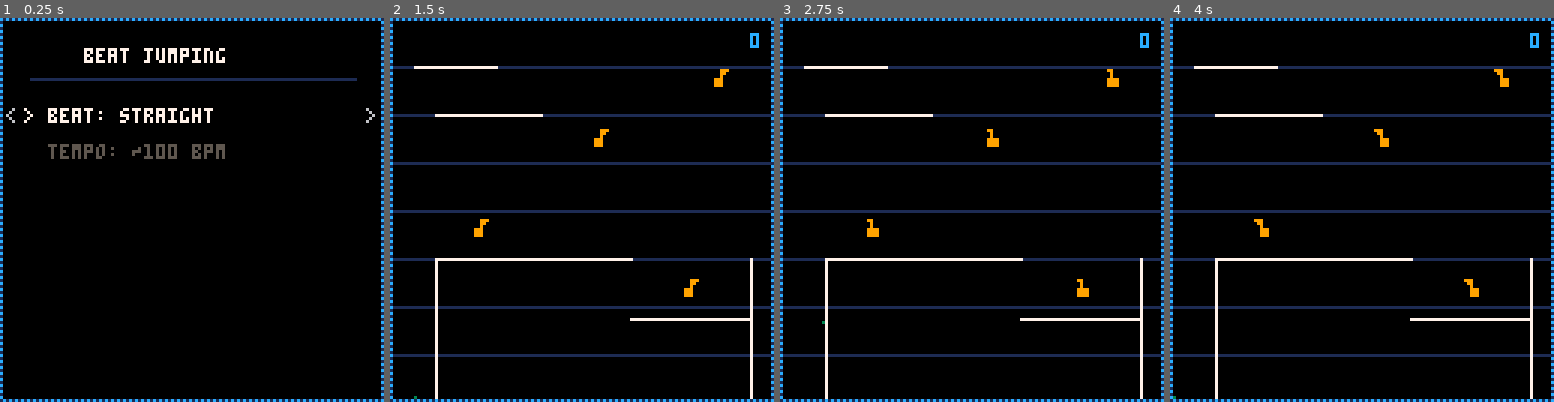
Above: before the commit, frames 1-4 (left to right).
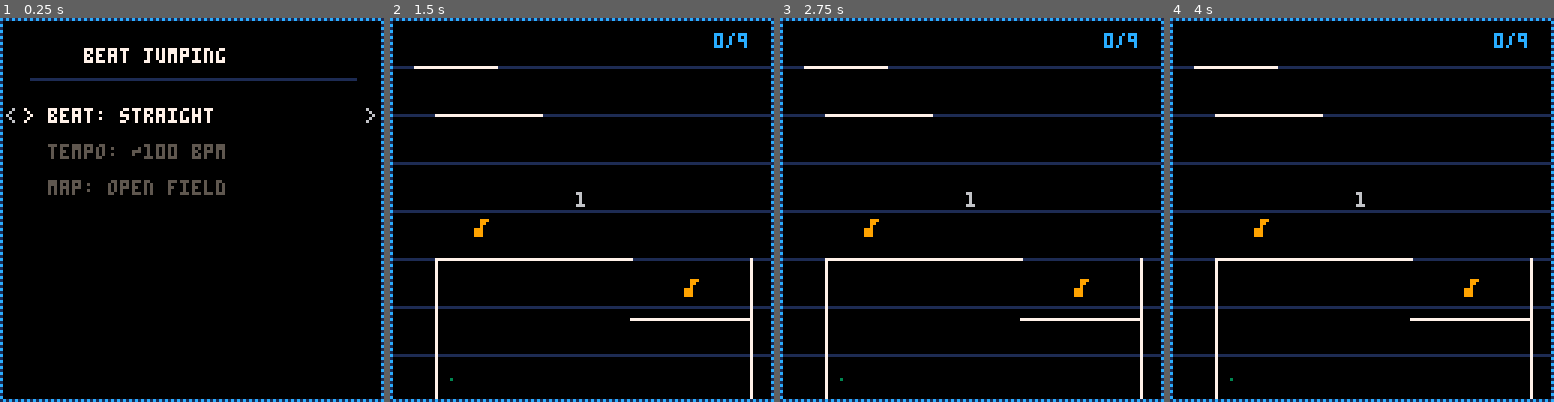
Above: after the commit, the same moments.

Repository: francoislg/pico-beatjumping
Game: PICO-8 cartridge beatjumping.p8
The game is run twice, just before and just after one commit, with the same random seed, the same clock (stepped at 60 frames per second) and the same inputs.
Inputs:
- Up to frame 1 (0.25 s): no input
- Up to frame 2 (1.5 s): tap X (X key) at 0.33, 1.07 s; tap O (Z key) at 0.7 s
- Up to frame 3 (2.75 s): hold Right 1.6-2.1 s; tap O (Z key) at 1.7, 2.1, 2.5 s; tap X (X key) at 1.85 s; hold Up 2.15-2.42 s; hold Right from 2.47 s (still down)
- Up to frame 4 (4 s): tap O (Z key) at 2.9, 3.3, 3.7 s; tap X (X key) at 2.97 s; release Right at 3.03 s; hold Left 3.08-3.58 s; hold Down 3.63-3.97 s

The runs differ from the first frame. In frame 1, 0.7% of the frame differs, in the area x 12-59%, y 42-47%; in frame 2, 0.5%; in frame 3, 0.7%; in frame 4, 0.7%.

Commit message:
2 maps, multiple rounds of notes, start countdown, win state

Diff:
--- a/beatjumping.p8
+++ b/beatjumping.p8
@@ -2,74 +2,14 @@
 version 43
 __lua__
 local debug_mode = 0
-local game_state = 0  -- 0=menu, 1=play
-local menu_sel = 0    -- 0=beat, 1=speed
-local sel_beat = 0
-local sel_speed = 18
-local prev_beat, prev_speed = -1, -1
 local music_pattern = 0
+local current_state = nil
 
 function saddr(i) return 0x3200+i*68 end
 function nval(p,w,v,e) return p+(w%8)*64+v*512+(e or 0)*4096 end
 
-local sounds = {
-  -- kicks: tonal instrument + drop = percussive
-  boom  = { pitch=12, wave=0, vol=6, eff=3 },  -- sine kick, deep
-  thud  = { pitch=12, wave=1, vol=6, eff=3 },  -- triangle kick, warm
-  punch = { pitch=12, wave=3, vol=4, eff=3 },  -- long-sq kick, hollow
-  knock = { pitch=12, wave=3, vol=6, eff=3 },  -- long-sq kick, loud
-  -- hats: noise(6) only ヌ█⬆️ other instruments sound like beeps
-  tick  = { pitch=48, wave=6, vol=2, eff=5 },  -- closed hat (noise+fade)
-  shh   = { pitch=48, wave=6, vol=2, eff=5, filters={buzz=true} },  -- brown noise hat
-  soft  = { pitch=48, wave=6, vol=2, eff=5, filters={dampen=2} },  -- dampened hat, rim-like
-  -- snares: noise at mid pitch
-  snap  = { pitch=24, wave=6, vol=5, eff=5 },  -- tight snare
-  crack = { pitch=30, wave=6, vol=4, eff=3 },  -- snare with drop
-}
-
--- pattern: note positions (0-indexed). each beat = 4 notes.
--- e.g. note 0=beat1, 2=beat1-&, 4=beat2, 6=beat2-&, etc.
-local music_configs = {
-  [0]  = { name="straight",    kick="boom",  hat="tick",  beats=4, notes=16,
-           pattern={kick={0,8},       hat={4,12}} },
-  [1]  = { name="driving",     kick="boom",  hat="tick",  beats=4, notes=16,
-           pattern={kick={0,8},       hat={0,4,8,12}} },
-  [2]  = { name="halftime",    kick="boom",  hat="soft",  beats=4, notes=16,
-           pattern={kick={0},         hat={4,8,12}} },
-  [3]  = { name="offbeat",     kick="boom",  hat="tick",  beats=4, notes=16,
-           pattern={kick={0,8},       hat={2,6,10,14}} },
-  [4]  = { name="bossa nova",  kick="boom",  hat="tick",  beats=4, notes=16,
-           pattern={kick={0,6,10},    hat={2,4,8,12,14}} },
-  [5]  = { name="shuffle",     kick="thud",  hat="soft",  beats=4, notes=16,
-           pattern={kick={0,8},       hat={3,7,11,15}} },
-  [6]  = { name="syncopated",  kick="knock", hat="tick",  beats=4, notes=16,
-           pattern={kick={0,10},      hat={4,14}} },
-  [7]  = { name="reggae",      kick="thud",  hat="soft",  beats=4, notes=16,
-           pattern={kick={8},         hat={2,6,10,14}} },
-  [8]  = { name="waltz",       kick="thud",  hat="tick",  beats=3, notes=12,
-           pattern={kick={0},         hat={4,8}} },
-  [9]  = { name="waltz swing", kick="boom",  hat="soft",  beats=3, notes=12,
-           pattern={kick={0,6},       hat={4,8,10}} },
-  [10] = { name="6/8",         kick="boom",  hat="soft",  beats=2, notes=12,
-           pattern={kick={0,6},       hat={2,4,8,10}} },
-  [11] = { name="5/4",         kick="thud",  hat="tick",  beats=5, notes=20,
-           pattern={kick={0,12},      hat={4,8,16}} },
-  [12] = { name="7/8",         kick="boom",  hat="soft",  beats=3, notes=14,
-           pattern={kick={0,4,8},     hat={2,6,10,12}} },
-  [13] = { name="7/4",         kick="knock", hat="tick",  beats=7, notes=28,
-           pattern={kick={0,16},      hat={4,8,12,20,24}} },
-  [14] = { name="9/8",         kick="thud",  hat="soft",  beats=4, notes=18,
-           pattern={kick={0,4,8,12},  hat={2,6,10,14,16}} },
-}
-
-local map1 = {
-  lines = { "15:127,15:80", "120:127,120:80", "15:80,80:80", "120:100,80:100", "15:32,50:32", "8:16,35:16" },
-  notes = { "100:90", "30:70", "70:40", "110:20" }
-}
-
-local SCALES = {
-  major = { 0, 2, 4, 5, 7, 9, 11, 12 }
-}
+#include src/maps.lua
+#include src/beat.lua
 
 -- Inspired by: https://www.lexaloffle.com/bbs/?tid=42124
 function make_sfx_note(sfx_i)
@@ -184,6 +124,8 @@
 local currentMap = {
   lines = {},
   notes = {},
+  waves = {},
+  currentWave = 1,
   cumulatedNotes = 0,
   generalTimer = 0,
   init = function(self, selectedMap)
@@ -191,6 +133,7 @@
     self.notes = {}
     self.cumulatedNotes = 0
     self.generalTimer = 0
+    self.complete = false
     for I = 1, #selectedMap.lines do
       local lineSplit = split(selectedMap.lines[I], ",")
       local lineStart = split(lineSplit[1], ":", true)
@@ -198,8 +141,20 @@
       self.lines[I] = { lineStart[1], lineStart[2], lineEnd[1], lineEnd[2] }
     end
 
-    for I = 1, #selectedMap.notes do
-      local pos = split(selectedMap.notes[I], ":", true)
+    self.waves = selectedMap.waves or {{}}
+    self.currentWave = 1
+    self.totalNotes = 0
+    for w in all(self.waves) do
+      self.totalNotes += #w
+    end
+    self:spawn_wave()
+  end,
+  spawn_wave = function(self)
+    self.notes = {}
+    local wave = self.waves[self.currentWave]
+    if (not wave) return
+    for I = 1, #wave do
+      local pos = split(wave[I], ":", true)
       self.notes[I] = { pos[1], pos[2] }
     end
   end,
@@ -256,6 +211,14 @@
   score_note = function(self, y)
     self.cumulatedNotes += 1
     self:play_coin(y)
+    if #self.notes == 0 then
+      if self.currentWave < #self.waves then
+        self.currentWave += 1
+        self:spawn_wave()
+      else
+        self.complete = true
+      end
+    end
   end,
 
   get_collision_x = function(self, x, y, speedX)
@@ -352,7 +315,12 @@
     rect(0, 0, 127, 127, beat.march == 0 and 0xC1 or 0x1C)
     fillp()
 
-    print(tostr(self.cumulatedNotes), 120, 5)
+    print(tostr(self.cumulatedNotes).."/"..tostr(self.totalNotes), 108, 5)
+
+    if self.complete then
+      print("congrats!", 44, 58, 10)
+      print("press enter for menu", 18, 68, 5)
+    end
   end
 }
 
@@ -577,85 +545,11 @@
   end
 }
 
-function menu_update()
-  if btnp(2) then menu_sel = max(0, menu_sel - 1) end
-  if btnp(3) then menu_sel = min(1, menu_sel + 1) end
-
-  if menu_sel == 0 then
-    if btnp(0) then sel_beat = max(0, sel_beat - 1) end
-    if btnp(1) then sel_beat = min(14, sel_beat + 1) end
-  else
-    if btnp(0) then sel_speed = min(30, sel_speed + 2) end
-    if btnp(1) then sel_speed = max(10, sel_speed - 2) end
-  end
-
-  -- rebuild preview on change
-  if sel_beat ~= prev_beat or sel_speed ~= prev_speed then
-    beat.speed = sel_speed
-    music(-1)
-    beat:init(music_configs[sel_beat])
-    prev_beat = sel_beat
-    prev_speed = sel_speed
-  end
-
-  beat:update()
-
-  -- start game
-  if btnp(4) or btnp(5) then
-    game_state = 1
-    music(-1)
-    music_pattern = 0
-    beat.speed = sel_speed
-    player:sync_to_beat(sel_speed)
-    currentMap:init(map1)
-    beat:init(music_configs[sel_beat])
-  end
-end
-
-function menu_draw()
-  cls()
-  local cfg = music_configs[sel_beat]
-  local bpm = flr(7200 / (cfg.notes / cfg.beats * sel_speed))
-
-  print("beat jumping", 28, 10, 7)
-  line(10, 20, 118, 20, 1)
-
-  for i = 0, 1 do
-    local y = 30 + i * 12
-    local c = (i == menu_sel) and 7 or 5
-    local pre = (i == menu_sel) and "> " or "  "
-    if i == 0 then
-      print(pre.."beat: "..cfg.name, 8, y, c)
-    else
-      print(pre.."tempo: ~"..bpm.." bpm", 8, y, c)
-    end
-    if i == menu_sel then
-      print("<", 2, y, 6)
-      print(">", 122, y, 6)
-    end
-  end
-
-  if t() % 1 > 0.5 then
-    print("o/x to start", 34, 70, 10)
-  end
-
-  -- beat preview flash on border
-  fillp(0x5A5A)
-  rect(0, 0, 127, 127, beat.march == 0 and 0xC1 or 0x1C)
-  fillp()
-end
-
-function go_to_menu()
-  game_state = 0
-  music(-1)
-  prev_beat = -1
-  prev_speed = -1
-end
+#include src/menu.lua
 
 function _init()
   menuitem(1, "back to menu", go_to_menu)
-  beat.speed = sel_speed
-  beat:init(music_configs[sel_beat])
+  go_to_menu()
 end
 
 function clamp(val, min, max)
@@ -724,14 +618,7 @@
 end
 
 function _update60()
-  if game_state == 0 then
-    menu_update()
-  else
-    check_controls()
-    player:update()
-    currentMap:update()
-    beat:update()
-  end
+  current_state:update()
 end
 
 function debug_collisions()
@@ -741,23 +628,7 @@
 end
 
 function _draw()
-  if game_state == 0 then
-    menu_draw()
-    return
-  end
-  cls()
-  currentMap:draw()
-  player:draw()
-
-  if (debug_mode == 1) then
-    debug_collisions()
-  end
-  if (debug_mode == 2) then
-    currentMap:debug(1)
-  end
-  if (debug_mode == 3) then
-    player:debug()
-  end
+  current_state:draw()
 end
 
 __gfx__
--- /dev/null
+++ b/src/beat.lua
@@ -0,0 +1,148 @@
+sounds = {
+  -- kicks: tonal instrument + drop = percussive
+  boom  = { pitch=12, wave=0, vol=6, eff=3 },  -- sine kick, deep
+  thud  = { pitch=12, wave=1, vol=6, eff=3 },  -- triangle kick, warm
+  punch = { pitch=12, wave=3, vol=4, eff=3 },  -- long-sq kick, hollow
+  knock = { pitch=12, wave=3, vol=6, eff=3 },  -- long-sq kick, loud
+  -- hats: noise(6) only — other instruments sound like beeps
+  tick  = { pitch=48, wave=6, vol=2, eff=5 },  -- closed hat (noise+fade)
+  shh   = { pitch=48, wave=6, vol=2, eff=5, filters={buzz=true} },  -- brown noise hat
+  soft  = { pitch=48, wave=6, vol=2, eff=5, filters={dampen=2} },  -- dampened hat, rim-like
+  -- snares: noise at mid pitch
+  snap  = { pitch=24, wave=6, vol=5, eff=5 },  -- tight snare
+  crack = { pitch=30, wave=6, vol=4, eff=3 },  -- snare with drop
+}
+
+-- pattern: note positions (0-indexed). each beat = 4 notes.
+-- e.g. note 0=beat1, 2=beat1-&, 4=beat2, 6=beat2-&, etc.
+music_configs = {
+  [0]  = { name="straight",    kick="boom",  hat="tick",  beats=4, notes=16,
+           pattern={kick={0,8},       hat={4,12}} },
+  [1]  = { name="driving",     kick="boom",  hat="tick",  beats=4, notes=16,
+           pattern={kick={0,8},       hat={0,4,8,12}} },
+  [2]  = { name="halftime",    kick="boom",  hat="soft",  beats=4, notes=16,
+           pattern={kick={0},         hat={4,8,12}} },
+  [3]  = { name="offbeat",     kick="boom",  hat="tick",  beats=4, notes=16,
+           pattern={kick={0,8},       hat={2,6,10,14}} },
+  [4]  = { name="bossa nova",  kick="boom",  hat="tick",  beats=4, notes=16,
+           pattern={kick={0,6,10},    hat={2,4,8,12,14}} },
+  [5]  = { name="shuffle",     kick="thud",  hat="soft",  beats=4, notes=16,
+           pattern={kick={0,8},       hat={3,7,11,15}} },
+  [6]  = { name="syncopated",  kick="knock", hat="tick",  beats=4, notes=16,
+           pattern={kick={0,10},      hat={4,14}} },
+  [7]  = { name="reggae",      kick="thud",  hat="soft",  beats=4, notes=16,
+           pattern={kick={8},         hat={2,6,10,14}} },
+  [8]  = { name="waltz",       kick="thud",  hat="tick",  beats=3, notes=12,
+           pattern={kick={0},         hat={4,8}} },
+  [9]  = { name="waltz swing", kick="boom",  hat="soft",  beats=3, notes=12,
+           pattern={kick={0,6},       hat={4,8,10}} },
+  [10] = { name="6/8",         kick="boom",  hat="soft",  beats=2, notes=12,
+           pattern={kick={0,6},       hat={2,4,8,10}} },
+  [11] = { name="5/4",         kick="thud",  hat="tick",  beats=5, notes=20,
+           pattern={kick={0,12},      hat={4,8,16}} },
+  [12] = { name="7/8",         kick="boom",  hat="soft",  beats=3, notes=14,
+           pattern={kick={0,4,8},     hat={2,6,10,12}} },
+  [13] = { name="7/4",         kick="knock", hat="tick",  beats=7, notes=28,
+           pattern={kick={0,16},      hat={4,8,12,20,24}} },
+  [14] = { name="9/8",         kick="thud",  hat="soft",  beats=4, notes=18,
+           pattern={kick={0,4,8,12},  hat={2,6,10,14,16}} },
+}
+
+SCALES = {
+  major = { 0, 2, 4, 5, 7, 9, 11, 12 }
+}
+
+beat = {
+  speed = 18,
+  beats_per_bar = 4,
+  flash = 0,
+  is_downbeat = false,
+  on_kick = false,
+  on_hat = false,
+  march = 0,
+  last_note = -1,
+  kick_set = {},
+  hat_set = {},
+  total_notes = 16,
+  DYN_KICK = 8,
+  DYN_HAT = 9,
+
+  write_note = function(self, sfx_i, note_i, snd_name)
+    local s = sounds[snd_name]
+    local val = nval(s.pitch, s.wave, s.vol, s.eff)
+    poke(saddr(sfx_i) + note_i * 2, val % 256, flr(val / 256))
+  end,
+
+  write_header = function(self, sfx_i, note_count, filters)
+    local f = filters or {}
+    local byte0 = 0
+    if (f.noiz) byte0 += 2
+    if (f.buzz) byte0 += 4
+    byte0 += (f.detune or 0) * 8
+    byte0 += (f.reverb or 0) * 24
+    byte0 += (f.dampen or 0) * 72
+    poke(saddr(sfx_i) + 64, byte0, self.speed, note_count, 0)
+  end,
+
+  build_sfx = function(self, sfx_i, snd_name, note_positions, note_count)
+    memset(saddr(sfx_i), 0, 68)
+    self:write_header(sfx_i, note_count, sounds[snd_name].filters)
+    for n in all(note_positions) do
+      self:write_note(sfx_i, n, snd_name)
+    end
+  end,
+
+  init = function(self, cfg)
+    self.beats_per_bar = cfg.beats
+    self.total_notes = cfg.notes
+    self.last_note = -1
+    self.on_kick = false
+    self.on_hat = false
+    self.march = 0
+    self.flash = 0
+    -- build lookups for visual sync
+    self.kick_set = {}
+    for n in all(cfg.pattern.kick) do
+      self.kick_set[n] = true
+    end
+    self.hat_set = {}
+    for n in all(cfg.pattern.hat) do
+      self.hat_set[n] = true
+    end
+
+    self:build_sfx(self.DYN_KICK, cfg.kick, cfg.pattern.kick, cfg.notes)
+    self:build_sfx(self.DYN_HAT,  cfg.hat,  cfg.pattern.hat,  cfg.notes)
+
+    -- write music pattern to RAM
+    local addr = 0x3100 + music_pattern * 4
+    poke(addr, self.DYN_KICK + 0x80, self.DYN_HAT + 0x80, 0x42, 0x43)
+    music(music_pattern, 0, 3)
+  end,
+
+  update = function(self)
+    self.on_kick = false
+    self.on_hat = false
+
+    local ticks = stat(56)
+    local current_note = flr(ticks / self.speed) % self.total_notes
+    if current_note ~= self.last_note then
+      self.last_note = current_note
+      self.on_kick = self.kick_set[current_note] or false
+      self.on_hat = self.hat_set[current_note] or false
+
+      if (self.on_kick) self.march = 1 - self.march
+      if self.on_hat then
+        self.flash = 4
+        self.is_downbeat = false
+      end
+      if self.on_kick then
+        self.flash = 4
+        self.is_downbeat = true
+      end
+    end
+
+    if self.flash > 0 then
+      self.flash -= 1
+    end
+  end
+}
--- /dev/null
+++ b/src/maps.lua
@@ -0,0 +1,36 @@
+map1 = {
+  start = { x=20, y=120 },
+  lines = { "15:127,15:80", "120:127,120:80", "15:80,80:80", "120:100,80:100", "15:32,50:32", "8:16,35:16" },
+  waves = {
+    { "100:90", "30:70" },
+    { "70:40", "110:20", "20:100" },
+    { "60:20", "100:50", "30:30", "110:90" },
+  }
+}
+
+map2 = {
+  start = { x=30, y=90 },
+  lines = {
+    -- left wall (short)
+    "10:127,10:96",
+    -- right wall (short)
+    "118:127,118:96",
+    -- zigzag platforms: alternate left and right
+    "10:96,60:96",      -- bottom-left platform
+    "68:80,118:80",     -- right platform
+    "10:64,60:64",      -- left platform
+    "68:48,118:48",     -- right platform
+    "10:32,60:32",      -- left platform
+    "80:16,118:16",     -- top-right platform
+  },
+  waves = {
+    { "35:90", "90:74" },
+    { "35:58", "90:42", "100:10" },
+    { "20:26", "50:90", "90:58", "35:42" },
+  }
+}
+
+maps = {
+  { name="open field", data=map1 },
+  { name="zigzag",     data=map2 },
+}
--- /dev/null
+++ b/src/menu.lua
@@ -0,0 +1,178 @@
+menu_state = {
+  sel = 0,        -- 0=beat, 1=speed, 2=map
+  sel_beat = 0,
+  sel_speed = 18,
+  sel_map = 1,
+  prev_beat = -1,
+  prev_speed = -1,
+
+  enter = function(self)
+    self.prev_beat = -1
+    self.prev_speed = -1
+  end,
+
+  update = function(self)
+    if btnp(2) then self.sel = max(0, self.sel - 1) end
+    if btnp(3) then self.sel = min(2, self.sel + 1) end
+
+    if self.sel == 0 then
+      if btnp(0) then self.sel_beat = max(0, self.sel_beat - 1) end
+      if btnp(1) then self.sel_beat = min(14, self.sel_beat + 1) end
+    elseif self.sel == 1 then
+      if btnp(0) then self.sel_speed = min(30, self.sel_speed + 2) end
+      if btnp(1) then self.sel_speed = max(10, self.sel_speed - 2) end
+    elseif self.sel == 2 then
+      if btnp(0) then self.sel_map = max(1, self.sel_map - 1) end
+      if btnp(1) then self.sel_map = min(#maps, self.sel_map + 1) end
+    end
+
+    -- rebuild preview on change
+    if self.sel_beat ~= self.prev_beat or self.sel_speed ~= self.prev_speed then
+      beat.speed = self.sel_speed
+      music(-1)
+      beat:init(music_configs[self.sel_beat])
+      self.prev_beat = self.sel_beat
+      self.prev_speed = self.sel_speed
+    end
+
+    beat:update()
+
+    -- start game
+    if btnp(4) or btnp(5) then
+      countdown_state:start(self.sel_beat, self.sel_speed, self.sel_map)
+    end
+  end,
+
+  draw = function(self)
+    cls()
+    local cfg = music_configs[self.sel_beat]
+    local bpm = flr(7200 / (cfg.notes / cfg.beats * self.sel_speed))
+
+    print("beat jumping", 28, 10, 7)
+    line(10, 20, 118, 20, 1)
+
+    local labels = {
+      "beat: "..cfg.name,
+      "tempo: ~"..bpm.." bpm",
+      "map: "..maps[self.sel_map].name,
+    }
+    for i = 0, 2 do
+      local y = 30 + i * 12
+      local c = (i == self.sel) and 7 or 5
+      local pre = (i == self.sel) and "> " or "  "
+      print(pre..labels[i + 1], 8, y, c)
+      if i == self.sel then
+        print("<", 2, y, 6)
+        print(">", 122, y, 6)
+      end
+    end
+
+    if t() % 1 > 0.5 then
+      print("o/x to start", 34, 70, 10)
+    end
+
+    fillp(0x5A5A)
+    rect(0, 0, 127, 127, beat.march == 0 and 0xC1 or 0x1C)
+    fillp()
+  end
+}
+
+countdown_state = {
+  total_beats = 0,
+  beat_count = 0,
+  last_note = -1,
+  start_x = 0,
+  start_y = 0,
+
+  start = function(self, sel_beat, sel_speed, sel_map)
+    self.beat_count = 0
+    self.last_note = -1
+    local map_data = maps[sel_map].data
+    self.start_x = map_data.start.x
+    self.start_y = map_data.start.y
+    music(-1)
+    music_pattern = 0
+    beat.speed = sel_speed
+    player:sync_to_beat(sel_speed)
+    currentMap:init(map_data)
+    local cfg = music_configs[sel_beat]
+    self.total_beats = cfg.beats * 2  -- 2 full measures
+    beat:init(music_configs[sel_beat])
+    current_state = self
+  end,
+
+  update = function(self)
+    beat:update()
+    local ticks = stat(56)
+    local cn = flr(ticks / beat.speed) % beat.total_notes
+    if cn ~= self.last_note then
+      self.last_note = cn
+      if beat.kick_set[cn] or beat.hat_set[cn] then
+        if self.beat_count >= self.total_beats then
+          -- "go!" was shown last beat, now start playing
+          player.x = self.start_x
+          player.y = self.start_y
+          player.accX = 0
+          player.accY = 0
+          current_state = play_state
+        end
+        self.beat_count += 1
+      end
+    end
+  end,
+
+  draw = function(self)
+    cls()
+    currentMap:draw()
+
+    -- blink player marker on beat
+    if beat.flash > 0 then
+      circ(self.start_x, self.start_y, 3, 3)
+    end
+    pset(self.start_x, self.start_y, 3)
+
+    -- count-in: "1.. 2.." (half-bar) then "1.2.3.4." then GO
+    local bpb = beat.beats_per_bar
+    local beat_in_bar = (self.beat_count - 1) % bpb + 1
+    local measure = flr((self.beat_count - 1) / bpb) + 1
+    local half = flr(bpb / 2) + 1  -- halfway point in bar
+    local txt = ""
+    if self.beat_count >= self.total_beats then
+      txt = "go!"
+    elseif measure == 1 then
+      if (beat_in_bar == 1) txt = "1"
+      if (beat_in_bar == half) txt = "2"
+    elseif measure >= 2 then
+      txt = tostr(beat_in_bar)
+    end
+    if txt ~= "" then
+      local tx = 64 - #txt * 2
+      print(txt, tx, 58, measure >= 2 and 10 or 6)
+    end
+  end
+}
+
+play_state = {
+  update = function(self)
+    check_controls()
+    player:update()
+    currentMap:update()
+    beat:update()
+  end,
+
+  draw = function(self)
+    cls()
+    currentMap:draw()
+    player:draw()
+
+    if (debug_mode == 1) debug_collisions()
+    if (debug_mode == 2) currentMap:debug(1)
+    if (debug_mode == 3) player:debug()
+  end
+}
+
+function go_to_menu()
+  music(-1)
+  menu_state:enter()
+  current_state = menu_state
+end
Not shown, changed: public/index.js
